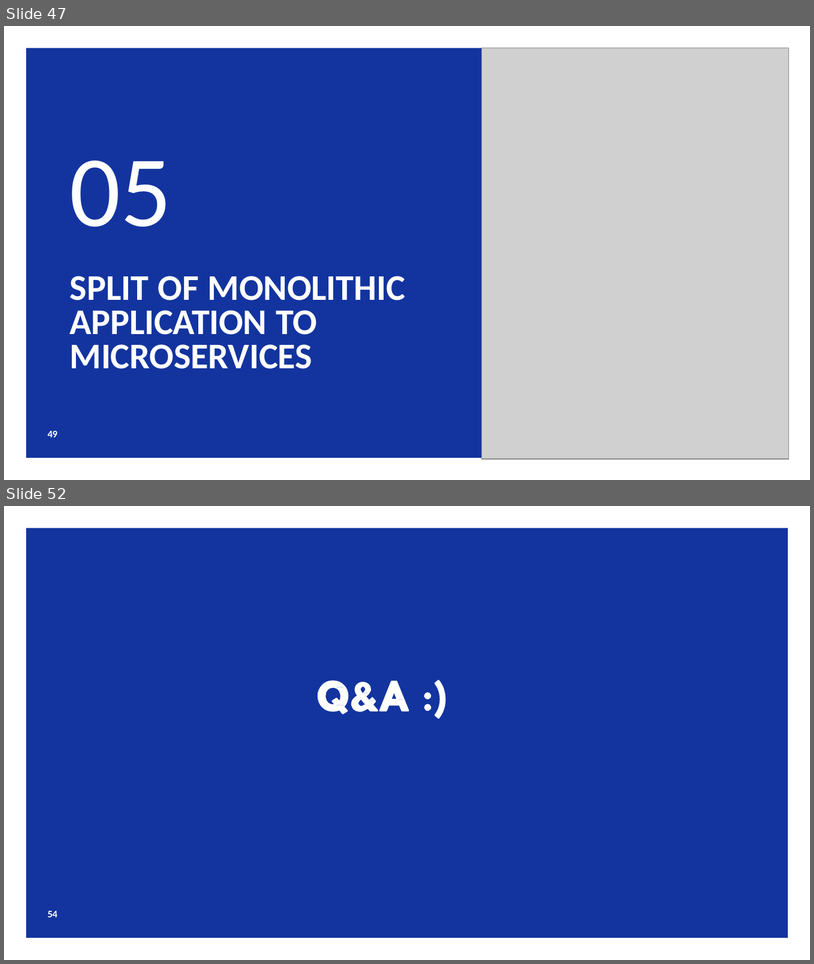
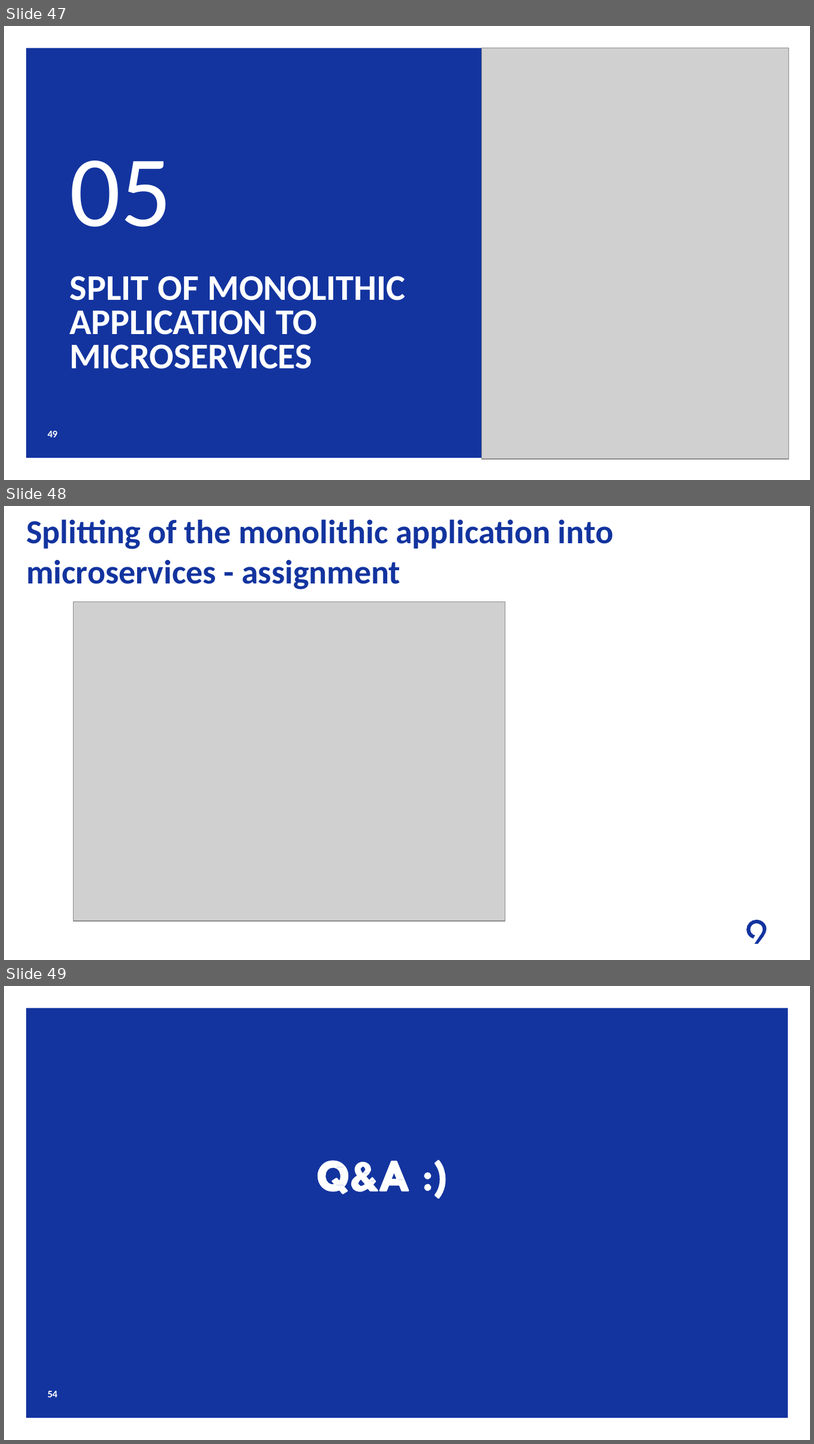
Before and after one commit to levinine/code9-2024, a slide deck: day-3-microservices/Understanding_Microservices.pptx. Shown one above the other, each under a label of ours: slides 47 and 52 before the commit, slides 47, 48 and 49 after it; the slides between them are not shown. The pictures are 814x964 and 814x1444 pixels, drawn with LibreOffice and Linux fonts; fonts in the diff are those of the drawing; grey boxes stand for pictures; background and template pictures are left out. Boxes give left, top, right and bottom in pixels: in the first picture for what was removed or moved away, otherwise in the second. Text is boxed around its words. In the diff, an @@ line names an element or a change of style, - is before the commit and + after.

Commit message:
Added new diagram for the assignment

```diff
--- a/day-3-microservices/Understanding_Microservices.pptx
+++ b/day-3-microservices/Understanding_Microservices.pptx
@@ slide 48 added at (x1=4, y1=506, x2=810, y2=960), background #FFFFFF @@
@@ title added at (x1=26, y1=519, x2=614, y2=589), 40 pt, text #13349F, bold @@
+Splitting of the monolithic application into microservices - assignment
@@ picture added at (x1=74, y1=601, x2=506, y2=921) @@
@@ freeform shape added at (x1=747, y1=919, x2=767, y2=943), fill #13349F @@
@@ what was slide 52 is now slide 49 @@
```
Also in this commit, not shown: 4 slides removed.
